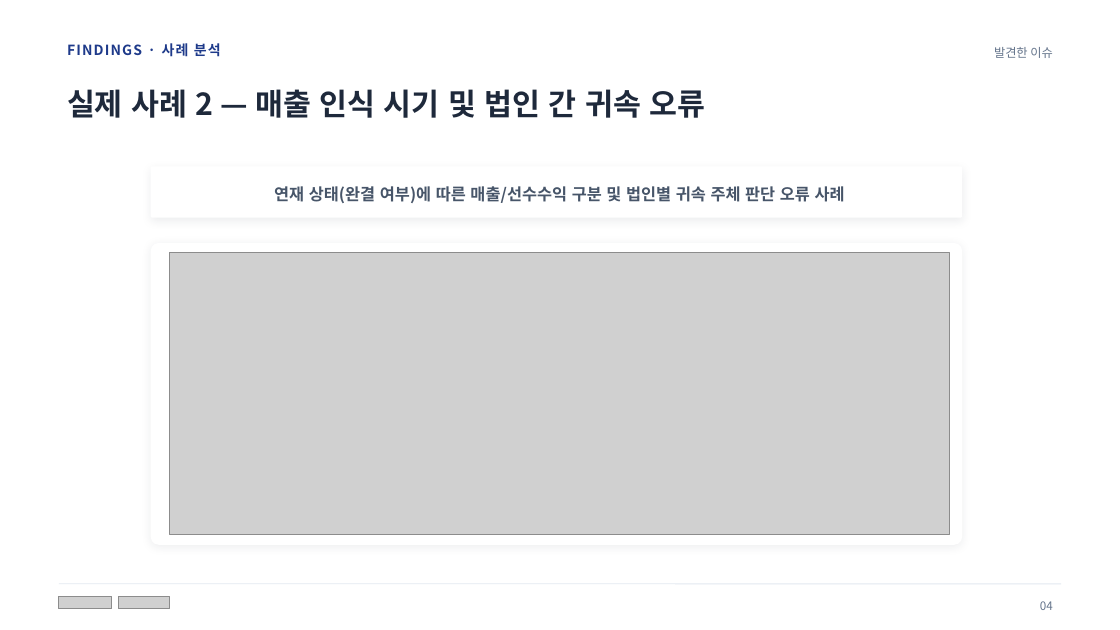
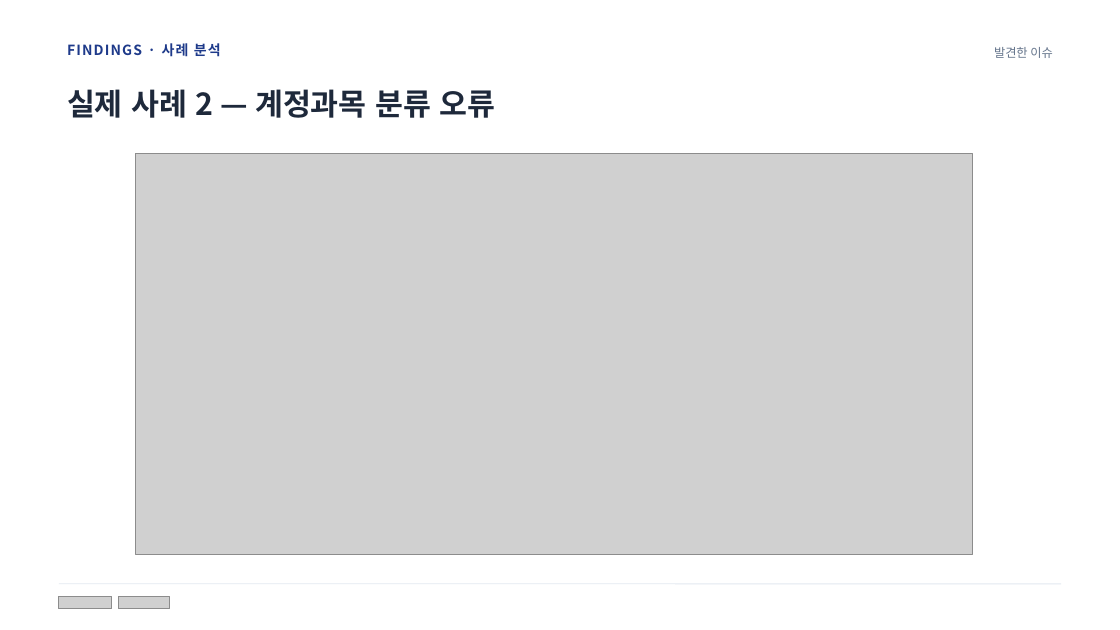
Before and after one commit to mdj11-netizen/vs-code, a slide deck: slide 10 of 과제pt/PPT/최종발표_회계Wiki구축_문동진_v2.pptx (slide 6 before the commit). Drawn at 1120x630 pixels with LibreOffice and Linux fonts; fonts in the diff are those of the drawing; grey boxes stand for pictures; background and template pictures are left out. Boxes give left, top, right and bottom in pixels: in the first picture for what was removed or moved away, otherwise in the second. Text is boxed around its words. In the diff, an @@ line names an element or a change of style, - is before the commit and + after.

```diff
--- a/과제pt/PPT/최종발표_회계Wiki구축_문동진_v2.pptx
+++ b/과제pt/PPT/최종발표_회계Wiki구축_문동진_v2.pptx
@@ text at <box>67,89,496,118</box>: text changed @@
-실제 사례 2 — 매출 인식 시기 및 법인 간 귀속 오류
+실제 사례 2 — 계정과목 분류 오류
@@ picture: place and size @@
-picture at <box>170,253,950,534</box>
+picture at <box>135,154,973,555</box>
@@ rounded rectangle removed at <box>150,166,962,218</box> @@
@@ text removed at <box>274,186,845,203</box> @@
-연재 상태(완결 여부)에 따른 매출/선수수익 구분 및 법인별 귀속 주체 판단 오류 사례
@@ rounded rectangle removed at <box>150,243,962,544</box> @@
@@ text removed at <box>1040,601,1053,610</box> @@
-04
```
Also in this commit, not shown: 12 other slides changed, 15 slides added, 2 slides removed, 6 other files.
